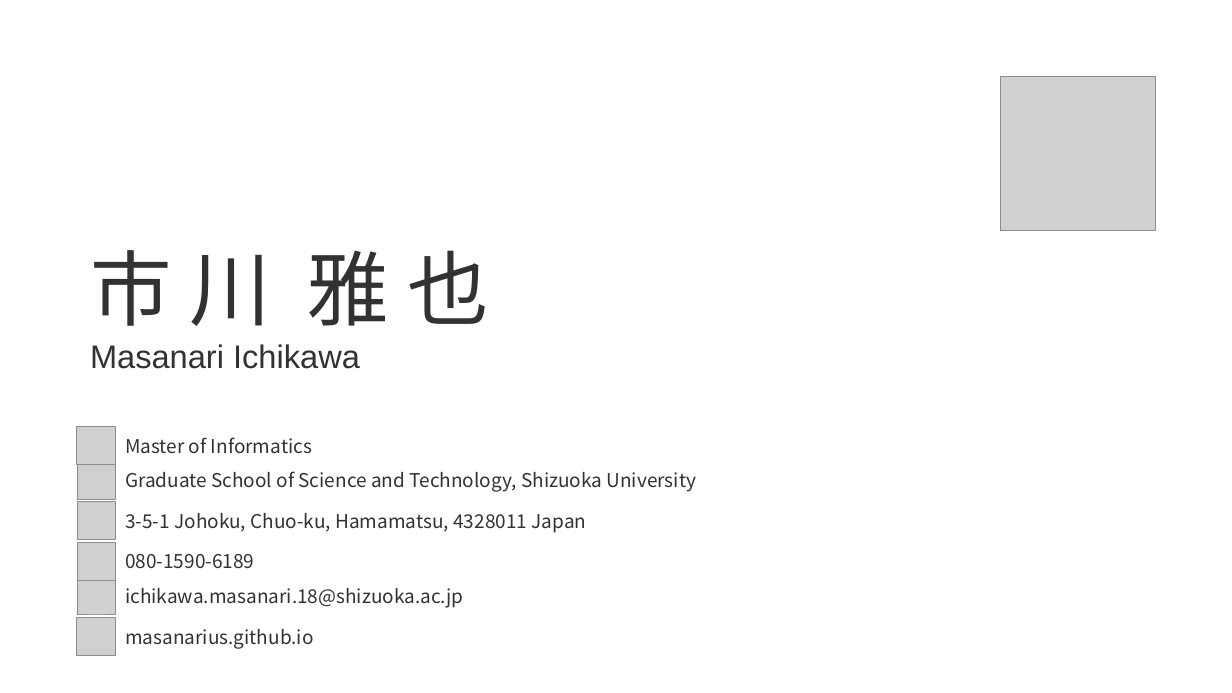
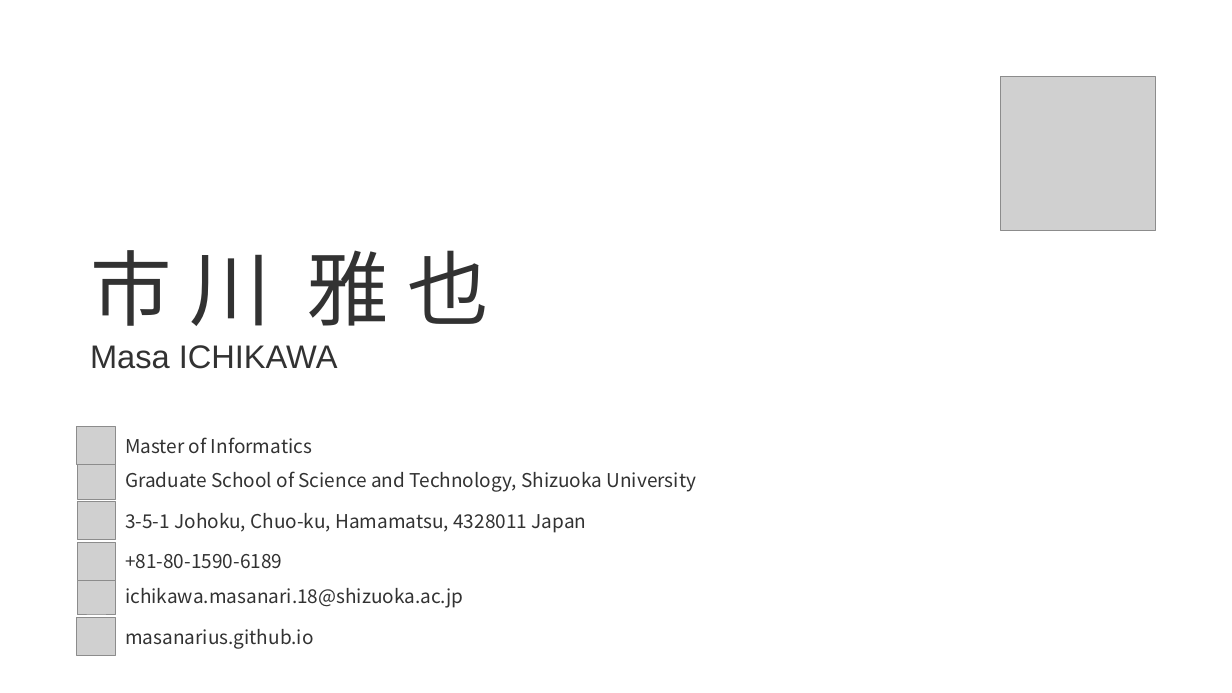
Before and after one commit to masanarius/masanarius.github.io, a slide deck: slide 6 of img/card/businesscard.pptx. Drawn at 1232x693 pixels with LibreOffice and Linux fonts; fonts in the diff are those of the drawing; grey boxes stand for pictures. Boxes give left, top, right and bottom in pixels: in the first picture for what was removed or moved away, otherwise in the second. Text is boxed around its words. In the diff, an @@ line names an element or a change of style, - is before the commit and + after.

```diff
--- a/img/card/businesscard.pptx
+++ b/img/card/businesscard.pptx
@@ text at (90, 345, 338, 369): text changed @@
-Masanari Ichikawa
+Masa ICHIKAWA
@@ text at (125, 554, 282, 569): text changed @@
-080-1590-6189
++81-80-1590-6189
```
Also in this commit, not shown: 5 other slides changed, 8 other files.
